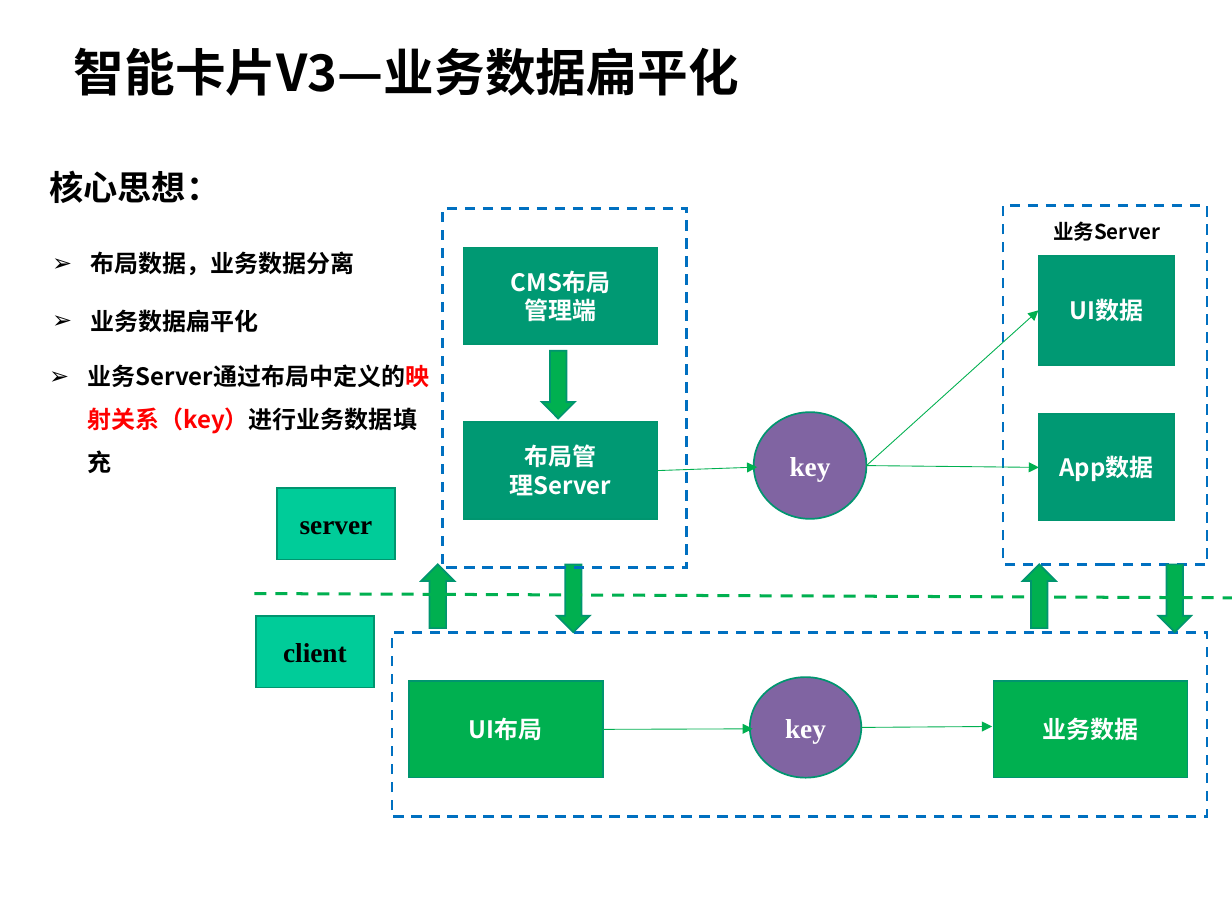
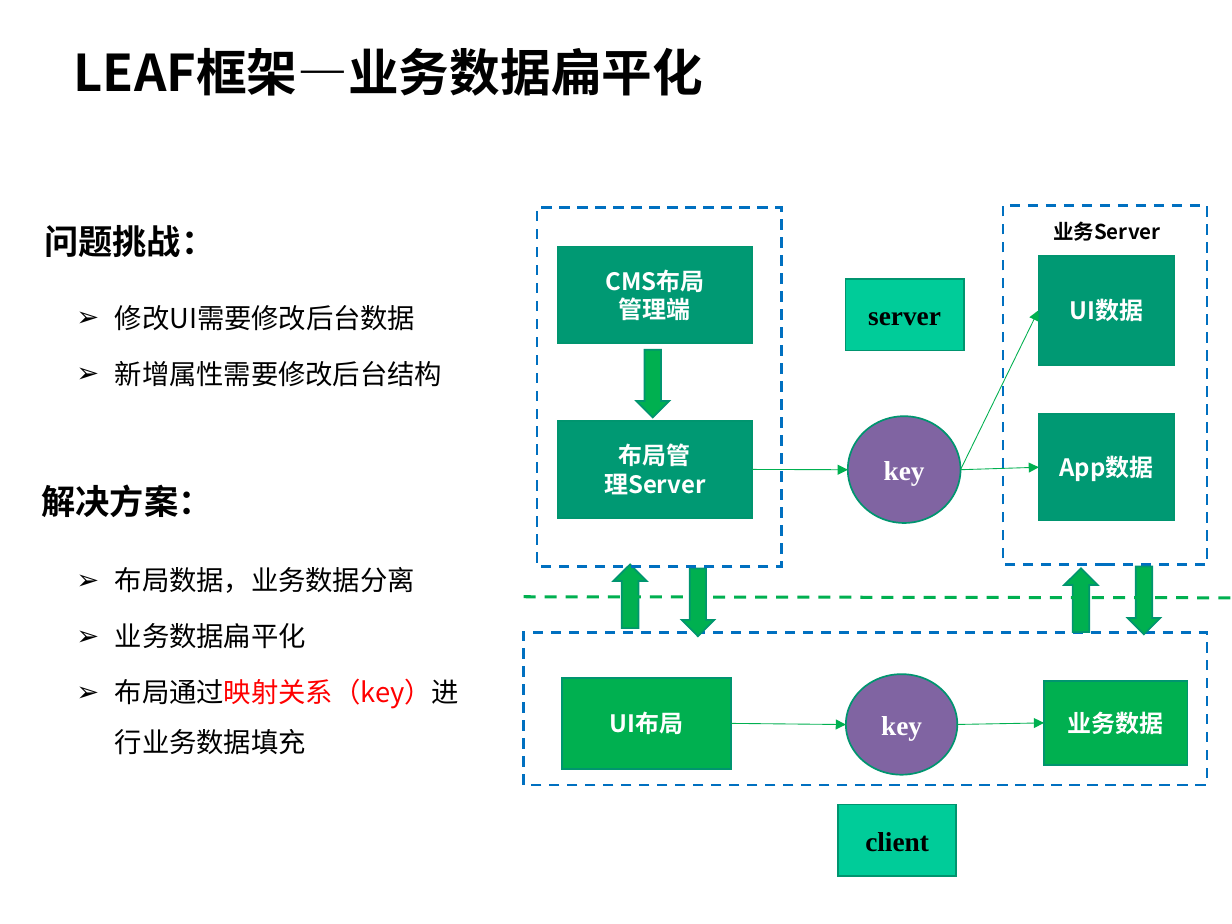
Before and after one commit to hamlingong/data, a slide deck: slide 14 of promote/龚海龙-v1.0.ppt (slide 15 before the commit). Drawn at 1232x924 pixels with LibreOffice and Linux fonts; fonts in the diff are those of the drawing; background and template pictures are left out. Boxes give left, top, right and bottom in pixels: in the first picture for what was removed or moved away, otherwise in the second. Text is boxed around its words. In the diff, an @@ line names an element or a change of style, - is before the commit and + after.

```diff
--- a/promote/龚海龙-v1.0.ppt
+++ b/promote/龚海龙-v1.0.ppt
@@ text at (x1=74, y1=48, x2=703, y2=96): text changed @@
-智能卡片V3—业务数据扁平化
+LEAF框架—业务数据扁平化
@@ text removed at (x1=49, y1=170, x2=220, y2=203) @@
-核心思想：
@@ 3 rectangles, 1 down arrow moved together from (x1=442, y1=208, x2=686, y2=567) to (x1=537, y1=207, x2=781, y2=565) @@
@@ text added at (x1=44, y1=225, x2=215, y2=257), 20 pt, text #000000, bold @@
+问题挑战：
@@ text removed at (x1=90, y1=251, x2=354, y2=275) @@
-  ➢ 布局数据，业务数据分离
@@ rectangle "server" moved from (x1=277, y1=488, x2=395, y2=559) to (x1=845, y1=280, x2=963, y2=351) @@
@@ text removed at (x1=90, y1=309, x2=258, y2=332) @@
-  ➢ 业务数据扁平化
@@ text added at (x1=115, y1=305, x2=442, y2=387), 16 pt, text #000000 @@
+  ➢ 修改UI需要修改后台数据
+  ➢ 新增属性需要修改后台结构
@@ arrow moved from (866, 466) - (1039, 310) to (961, 469) - (1039, 310) @@
@@ ellipse "key" moved from (x1=754, y1=413, x2=866, y2=520) to (x1=848, y1=416, x2=960, y2=524) @@
@@ arrow moved from (658, 471) - (758, 467) to (752, 469) - (848, 469) @@
@@ arrow moved from (866, 466) - (1039, 467) to (961, 469) - (1039, 467) @@
@@ text added at (x1=41, y1=484, x2=212, y2=517), 20 pt, text #000000, bold @@
+解决方案：
@@ text at (x1=115, y1=567, x2=459, y2=755): text changed; size 14 to 16 pt; bold off @@
-  ➢ 业务Server通过布局中定义的映射关系（key）进行业务数据填充
+  ➢ 布局数据，业务数据分离
+  ➢ 业务数据扁平化
+  ➢ 布局通过映射关系（key）进行业务数据填充
@@ up arrow moved from (x1=421, y1=564, x2=455, y2=628) to (x1=614, y1=564, x2=647, y2=628) @@
@@ down arrow moved from (x1=557, y1=564, x2=590, y2=632) to (x1=681, y1=568, x2=715, y2=636) @@
@@ down arrow at (x1=681, y1=568, x2=715, y2=636): proportions changed @@
@@ up arrow moved from (x1=1023, y1=564, x2=1056, y2=628) to (x1=1064, y1=568, x2=1098, y2=632) @@
@@ down arrow moved from (x1=1158, y1=564, x2=1191, y2=632) to (x1=1127, y1=567, x2=1161, y2=634) @@
@@ line moved from (254, 594) - (1232, 598) to (524, 596) - (1232, 598) @@
@@ rectangle resized from (x1=392, y1=632, x2=1206, y2=817) to (x1=524, y1=632, x2=1207, y2=785) @@
@@ rectangle "UI布局" resized from (x1=409, y1=681, x2=602, y2=779) to (x1=562, y1=678, x2=731, y2=769) @@
@@ ellipse "key" moved from (x1=750, y1=678, x2=861, y2=779) to (x1=846, y1=674, x2=957, y2=775) @@
@@ rectangle "业务数据" resized from (x1=993, y1=681, x2=1186, y2=779) to (x1=1044, y1=681, x2=1186, y2=765) @@
@@ arrow moved from (602, 729) - (753, 729) to (732, 723) - (846, 724) @@
@@ arrow moved from (861, 727) - (992, 727) to (957, 724) - (1044, 723) @@
@@ rectangle "client" moved from (x1=256, y1=616, x2=375, y2=687) to (x1=838, y1=804, x2=956, y2=876) @@
```
Also in this commit, not shown: 8 other slides changed, 3 slides added, 5 slides removed, 2 other files.
